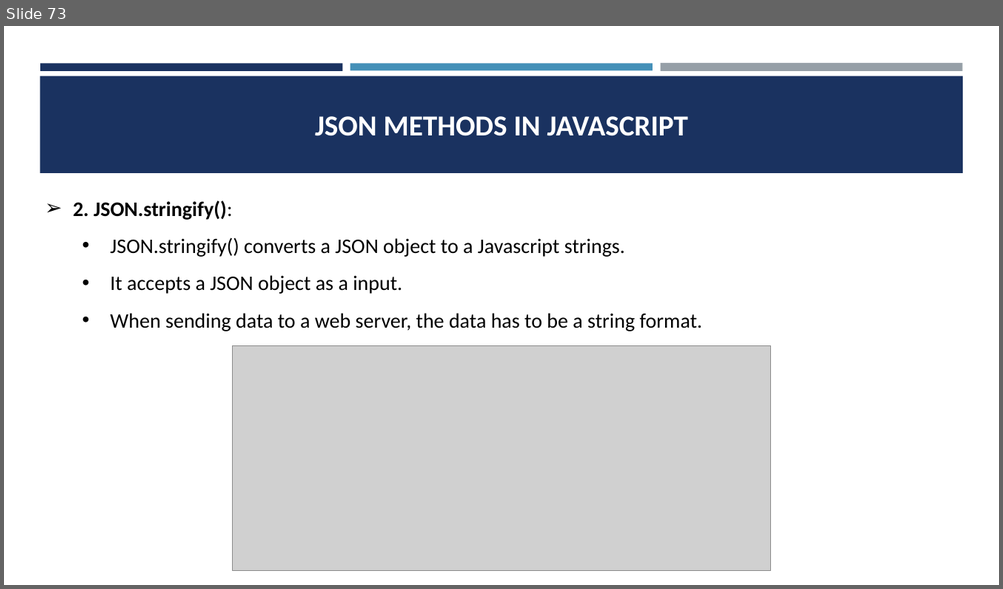
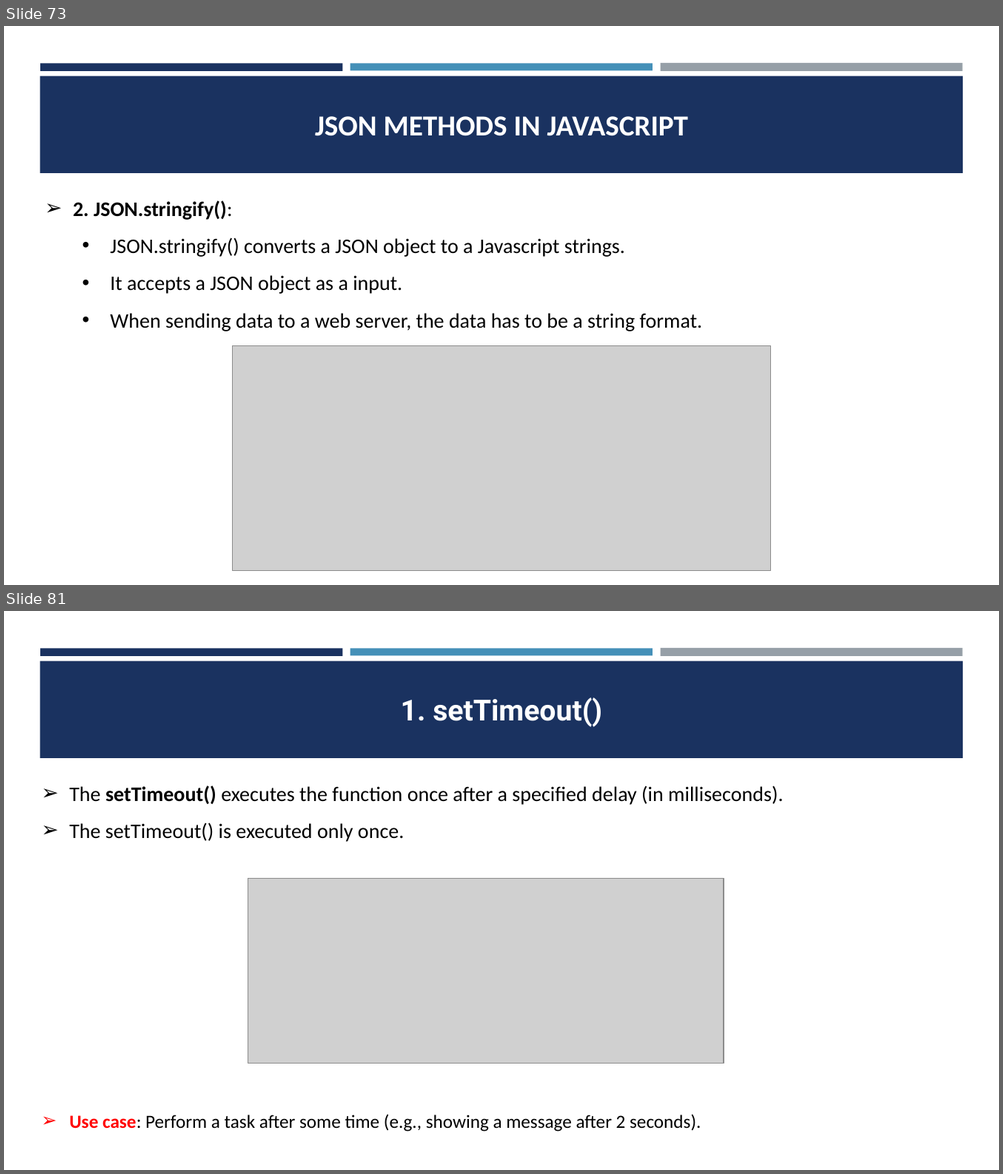
Before and after one commit to CodeCrafterRohit/PEC-Training, a slide deck: JAVASCRIPT/JAVASCRIPT PPT.pptx. Shown one above the other, each under a label of ours: slide 73 before the commit, slides 73 and 81 after it; the slides between them are not shown. The pictures are 1003x589 and 1003x1174 pixels, drawn with LibreOffice and Linux fonts; fonts in the diff are those of the drawing; grey boxes stand for pictures. Boxes give left, top, right and bottom in pixels: in the first picture for what was removed or moved away, otherwise in the second. Text is boxed around its words. In the diff, an @@ line names an element or a change of style, - is before the commit and + after.

```diff
--- a/JAVASCRIPT/JAVASCRIPT PPT.pptx
+++ b/JAVASCRIPT/JAVASCRIPT PPT.pptx
@@ slide 81 added at [4,611,999,1170], background #FFFFFF; not listed: 4 template elements that a slide beside it also shows @@
@@ title added at [401,698,602,727], 28 pt, text #FFFFFF, bold @@
+1. setTimeout()
@@ text added at [69,786,782,842], 20 pt, text #000000 @@
+➢ The setTimeout() executes the function once after a specified delay (in milliseconds).
+➢ The setTimeout() is executed only once.
@@ picture added at [248,879,724,1064] @@
@@ text added at [69,1115,700,1132], 18 pt, text #000000 @@
+➢ Use case: Perform a task after some time (e.g., showing a message after 2 seconds).
```
Also in this commit, not shown: 18 other slides added, 18 other files.
